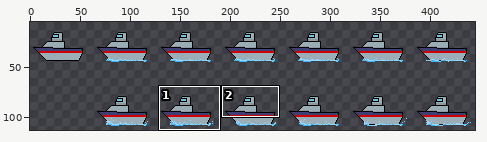
Edited in one commit: sprite sheet (assets/sprites/boat-Sheet.png). The picture above shows the old version from afar; the outline marks the close-up.
Close-up. Before the commit:
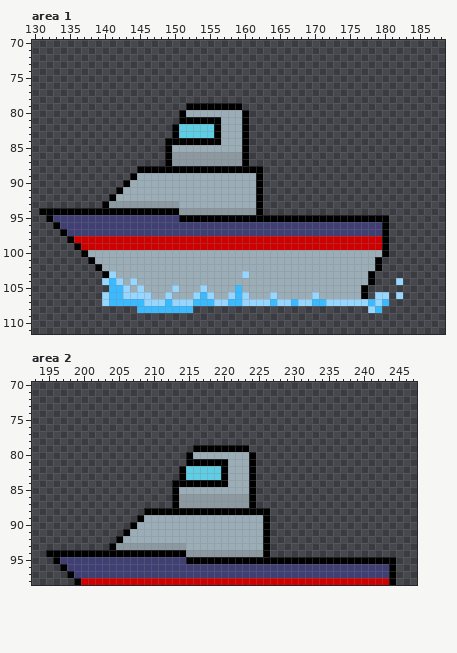
The file is 448x128 pixels. Shown: area 1: x 130..188, y 70..111; area 2: x 193..247, y 70..98. The wide view leaves out empty margins. The commit also changed other parts of the picture, which this record leaves out.
New version:
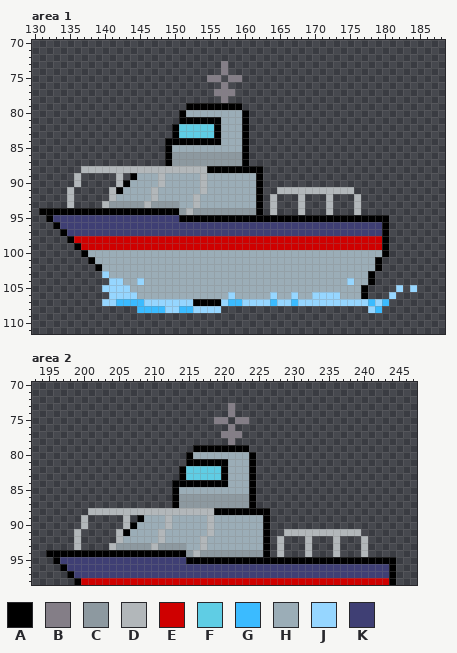
Palette (. is transparent): A #000000  B #847e87  C #8d99a0  D #b2b7ba  E #cf0000  F #5fcde4  G #3bbbff  H #9badb7  J #96d6ff  K #3f3f74
Difference:
Area 1:
The edit turns colour G into colour A in row 107 at x 153 to 155.
The edit turns colour J into colour A in row 107 at x 156.
There is now colour B in rows 73 to 74 at x 157; in row 75 at x 155 to 156 and 158 to 159; in row 76 at x 157; in row 77 at x 156 to 158; in row 78 at x 157.
There is now colour D in row 88 at x 137 to 144; in rows 89 to 90 at x 136 and 142; in row 91 at x 135, 141 and 165 to 175; in rows 92 to 93 at x 135, 164, 168, 172 and 176; in row 94 at x 164, 168, 172 and 176.
The edit turns colour A into colour D in row 88 at x 145 to 154; in row 92 at x 141; in row 93 at x 140.
The edit turns colour C into colour D in row 93 at x 146; in row 94 at x 152.
The edit turns colour H into colour D in rows 89 to 90 at x 148 and 154; in row 91 at x 147 and 154; in row 92 at x 147 and 153; in row 93 at x 153.
The edit turns colour G into colour H in row 105 at x 159; in row 106 at x 154 and 159.
The edit turns colour J into colour H in row 103 at x 141 and 160; in row 104 at x 144; in row 105 at x 145, 150 and 154; in row 106 at x 145 to 146, 149, 153, 155 and 160.
There is now colour J in row 105 at x 140, 182 and 184; in row 106 at x 181; in row 108 at x 153 to 156.
The edit turns colour A into colour J in row 103 at x 140.
The edit turns colour G into colour J in row 104 at x 141; in rows 105 to 106 at x 141 to 142; in row 107 at x 141, 149 and 170 to 171; in row 108 at x 149 to 150.
The edit turns colour H into colour J in row 104 at x 145 and 175; in row 106 at x 167 and 171 to 173.
Colour J is removed in row 104 at x 140 and 182; in row 106 at x 140, 179 to 180 and 182.
Area 2:
There is now colour B in rows 73 to 74 at x 221; in row 75 at x 219 to 220 and 222 to 223; in row 76 at x 221; in row 77 at x 220 to 222; in row 78 at x 221.
There is now colour D in row 88 at x 201 to 208; in rows 89 to 90 at x 200 and 206; in row 91 at x 199, 205 and 229 to 239; in rows 92 to 93 at x 199, 228, 232, 236 and 240; in row 94 at x 228, 232, 236 and 240.
The edit turns colour A into colour D in row 88 at x 209 to 218; in row 92 at x 205; in row 93 at x 204.
The edit turns colour C into colour D in row 93 at x 210; in row 94 at x 216.
The edit turns colour H into colour D in rows 89 to 90 at x 212 and 218; in row 91 at x 211 and 218; in row 92 at x 211 and 217; in row 93 at x 217.
